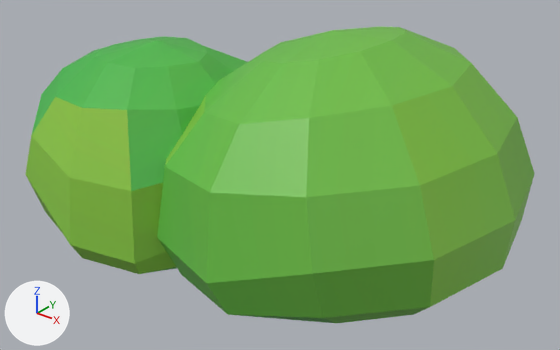
Two versions of the FBX model Assets/Resources/2. Art/3D/ornamen/rumput.fbx, one commit apart.
Rendered twice from a camera (50 mm lens) standing at (12.316, -1.58, 1.2) and looking at (11.102, -0.062, 0.259). Arrows for +X, +Y and +Z are at lower left; the lights stay in place. The older version comes first. Where no turn or scale is listed for an object, it has been applied to the vertices.
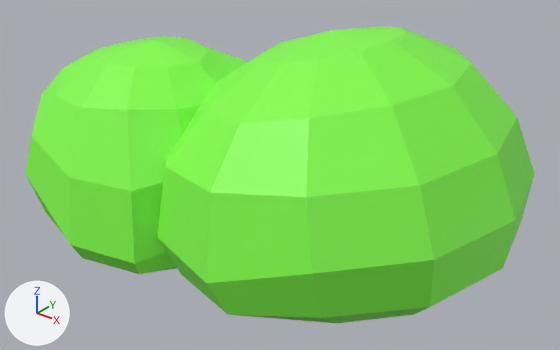
The newer file is also rescaled (x1.5), turned or shifted as a whole; pictures and numbers use the older file's frame.

Patch to the scene script:
```diff
--- a/Assets/Resources/2. Art/3D/ornamen/rumput.fbx.py
+++ b/Assets/Resources/2. Art/3D/ornamen/rumput.fbx.py
@@ mat_material_009 @@
+mat_material_009 = principled_material('Material.009')
+mat_material_009.base_color = (0.235, 1.0, 0.071)  # green #85ff4b
@@ me_sphere_011 @@
 me_sphere_011.from_pydata(...)  # 172 vertices, 192 faces; spans x -0.398..0.945, y -0.385..0.734, z -0.315..0.33
-me_sphere_011.materials.append(mat_material_116)  # picture img_warna_pohons_jpg
+me_sphere_011.materials.append(mat_material_009)  # green #85ff4b
```

Where the change shows, as pixel boxes [x1, y1, x2, y2] in the pictures (560 x 350 px):
'Sphere.001', recoloured
    both: [25, 27, 535, 323]
